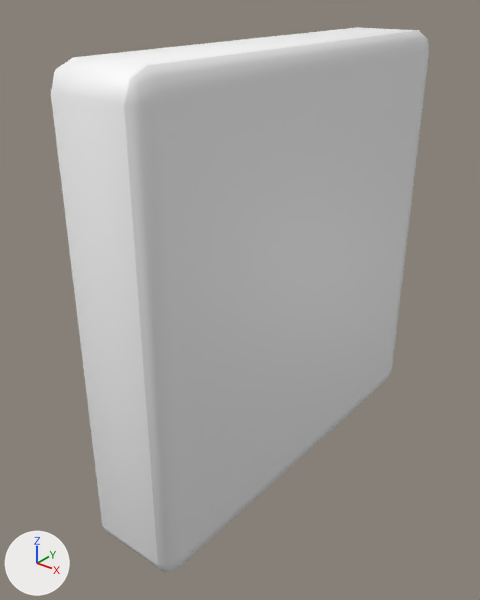
Before and after pictures for a commit that changed the glTF model new_assets/gltfs/right_light_button.glb.
Before and after are seen from a camera (50 mm lens) standing at (3.968, -1.682, 2.03) and looking at (3.677, -1.317, 1.804). Every picture has the same lights, and +X, +Y and +Z are marked at lower left.

Objects in the first picture: 'RightLightButton'.
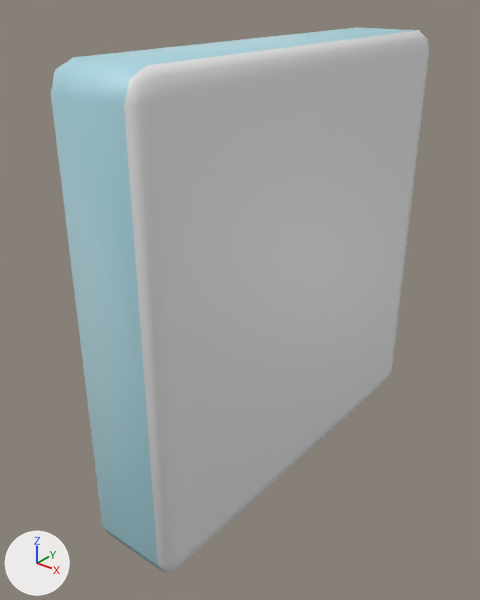
What the commit changed:
Picture 'light_off' (img_light_off) is new.
In material 'LightOff' (mat_lightoff), base_color is no longer (1.0, 1.0, 1.0), white #ffffff.
In material 'LightOff' (mat_lightoff), texture is now set to img_light_off.

What differs and where, as boxes (x1, y1, x2, y2) in the pictures (480 x 600 px):
'RightLightButton', surface changed (white to cyan)
    both: (51, 27, 418, 572)
